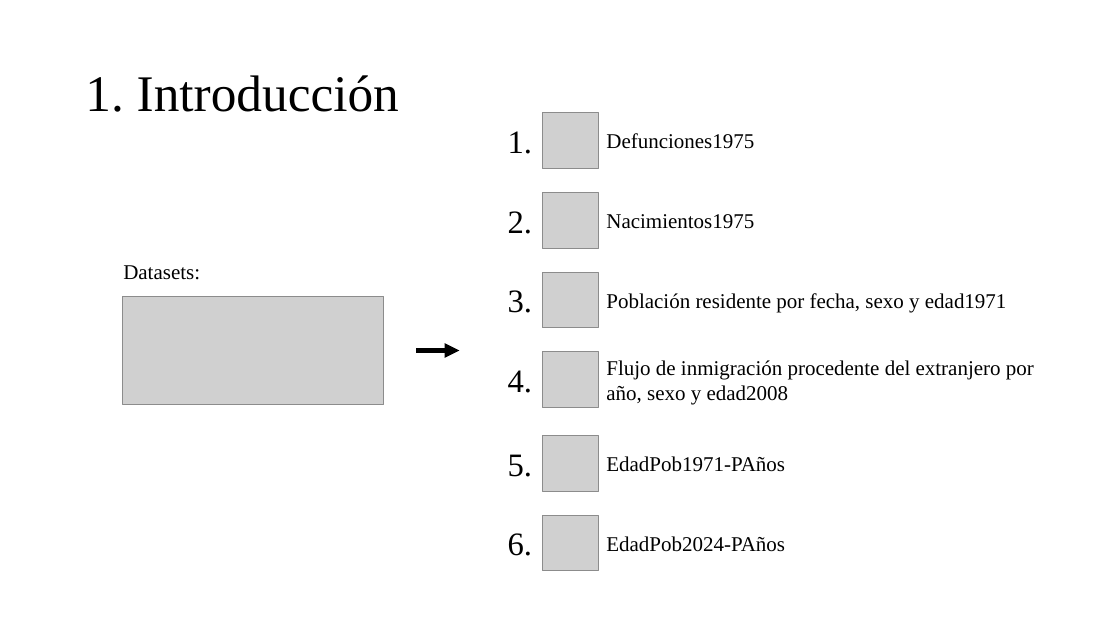
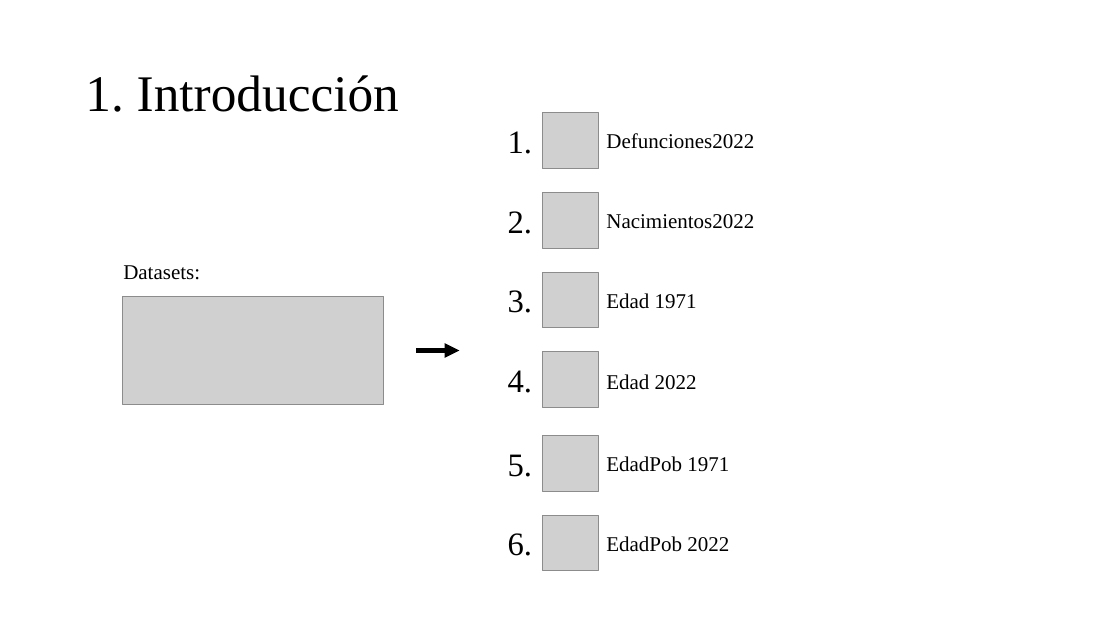
Before and after one commit to carles208/VD, a slide deck: slide 5 of Tarea1/Presentación Tarea1 VD.pptx. Drawn at 1120x630 pixels with LibreOffice and Linux fonts; fonts in the diff are those of the drawing; grey boxes stand for pictures; background and template pictures are left out. Boxes give left, top, right and bottom in pixels: in the first picture for what was removed or moved away, otherwise in the second. Text is boxed around its words. In the diff, an @@ line names an element or a change of style, - is before the commit and + after.

```diff
--- a/Tarea1/Presentación Tarea1 VD.pptx
+++ b/Tarea1/Presentación Tarea1 VD.pptx
@@ text at (606, 133, 754, 149): text changed @@
-Defunciones1975
+Defunciones2022
@@ text at (606, 214, 754, 229): text changed @@
-Nacimientos1975
+Nacimientos2022
@@ text at (606, 293, 697, 309): text changed @@
-Población residente por fecha, sexo y edad1971
+Edad 1971
@@ text at (606, 374, 697, 390): text changed @@
-Flujo de inmigración procedente del extranjero por año, sexo y edad2008
+Edad 2022
@@ text at (606, 456, 729, 472): text changed @@
-EdadPob1971-PAños
+EdadPob 1971
@@ text at (606, 536, 729, 552): text changed @@
-EdadPob2024-PAños
+EdadPob 2022
```
Also in this commit, not shown: 8 other slides changed, 7 slides added, 10 slides removed, 27 other files.
